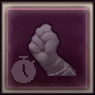
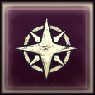
Comparing the layer stacks of the two 95×95 images. Changes:
hid "FG" over (27, 22, 76, 76)
added layer "UI_LocalMap_IconExit.png" above "stopwatch.png" over (14, 16, 80, 82)
hid "stopwatch.png" over (11, 56, 36, 83)
